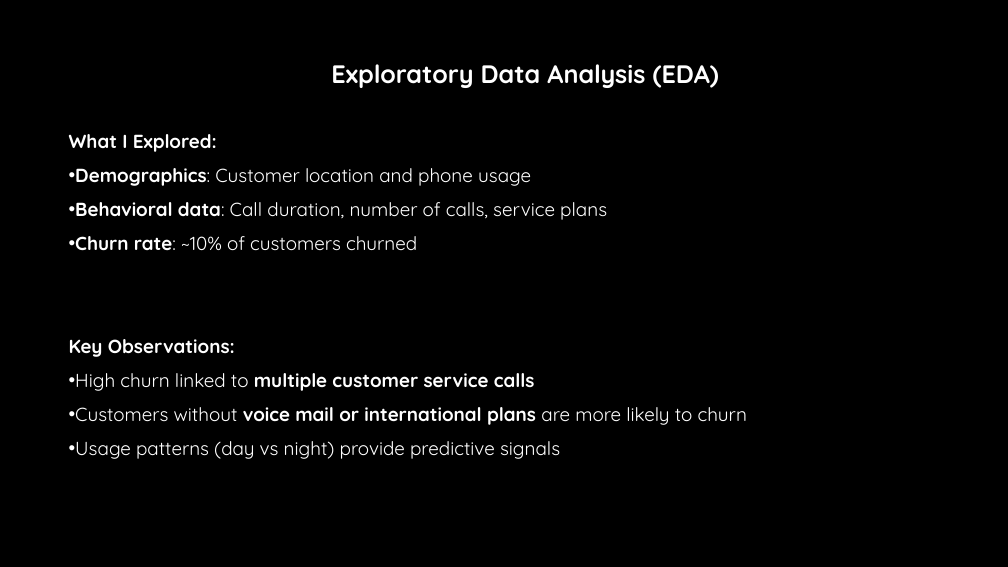
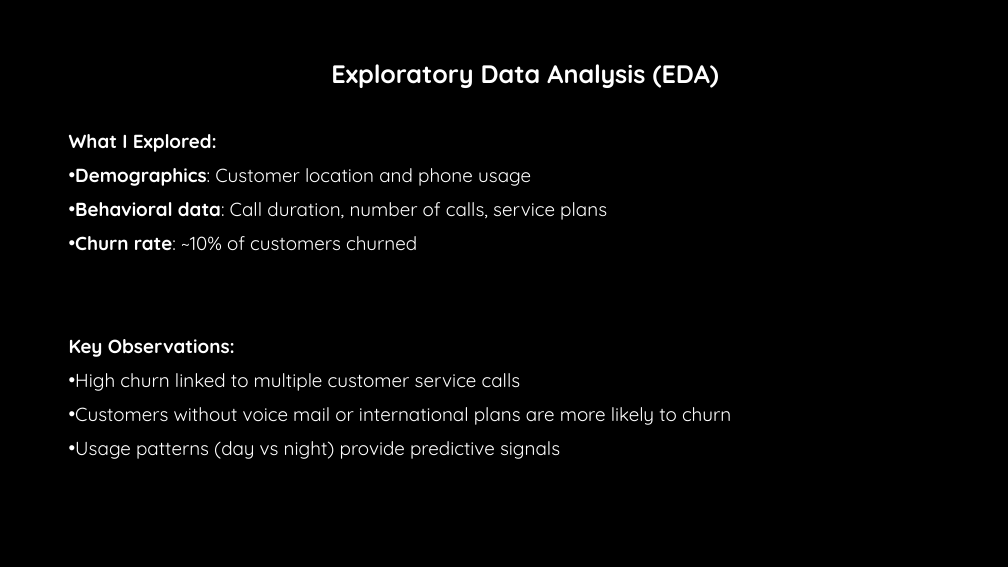
Before and after one commit to Kelvin-Shilisia/syriatel-churn-classifier, a slide deck: slide 3 of Churn Prediction in Telecom.pptx. Drawn at 1008x567 pixels with LibreOffice and Linux fonts; fonts in the diff are those of the drawing; background and template pictures are left out. Boxes give left, top, right and bottom in pixels: in the first picture for what was removed or moved away, otherwise in the second. Text is boxed around its words. In the diff, an @@ line names an element or a change of style, - is before the commit and + after.

```diff
--- a/Churn Prediction in Telecom.pptx
+++ b/Churn Prediction in Telecom.pptx
@@ text at [75,373,731,425]: bold off in "multiple customer service calls", "voice mail or international plans" @@
```
Also in this commit, not shown: 2 other slides changed, 1 slide added, 1 slide removed, 1 other file.
